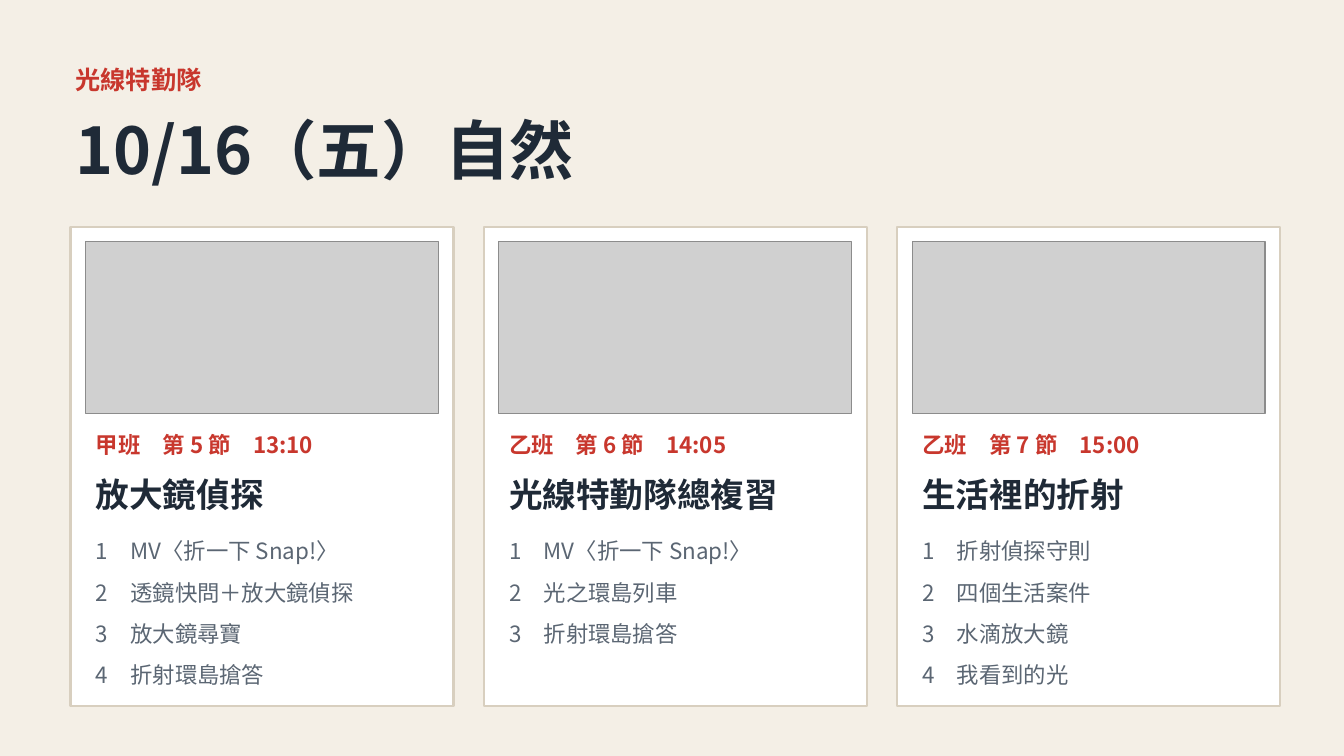
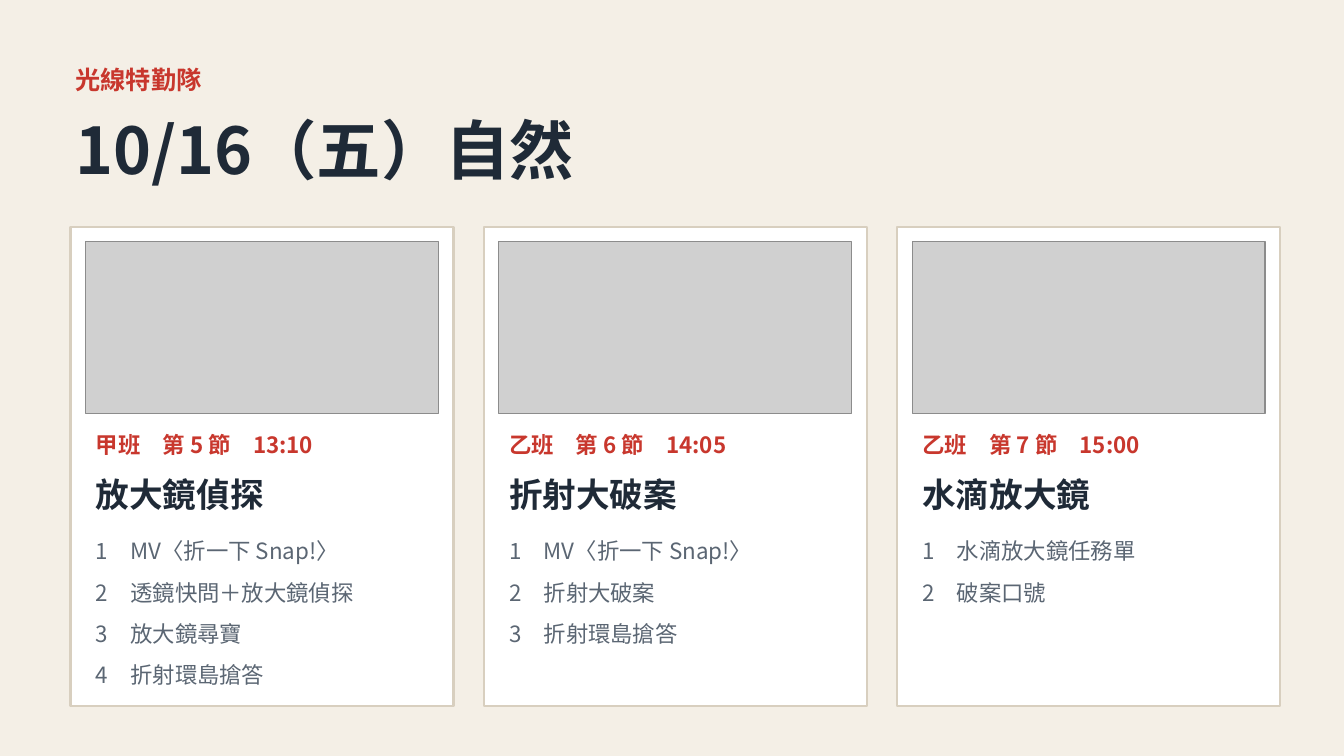
Before and after one commit to classtools1020/classtools1020.github.io, a slide deck: slide 1 of light-refract/1016/slides.pptx. Drawn at 1344x756 pixels with LibreOffice and Linux fonts; fonts in the diff are those of the drawing; grey boxes stand for pictures. Boxes give left, top, right and bottom in pixels: in the first picture for what was removed or moved away, otherwise in the second. Text is boxed around its words. In the diff, an @@ line names an element or a change of style, - is before the commit and + after.

```diff
--- a/light-refract/1016/slides.pptx
+++ b/light-refract/1016/slides.pptx
@@ text at <box>509,478,677,510</box>: text changed @@
-光線特勤隊總複習
+折射大破案
@@ text at <box>922,478,1090,510</box>: text changed @@
-生活裡的折射
+水滴放大鏡
@@ text at <box>922,540,1136,561</box>: text changed @@
-1 折射偵探守則
+1 水滴放大鏡任務單
@@ text at <box>509,582,656,603</box>: text changed @@
-2 光之環島列車
+2 折射大破案
@@ text at <box>922,582,1046,603</box>: text changed @@
-2 四個生活案件
+2 破案口號
@@ text removed at <box>922,623,1069,644</box> @@
-3 水滴放大鏡
@@ text removed at <box>922,664,1069,685</box> @@
-4 我看到的光
```
Also in this commit, not shown: 5 other slides changed, 1 slide added, 3 slides removed, 2 other files.
